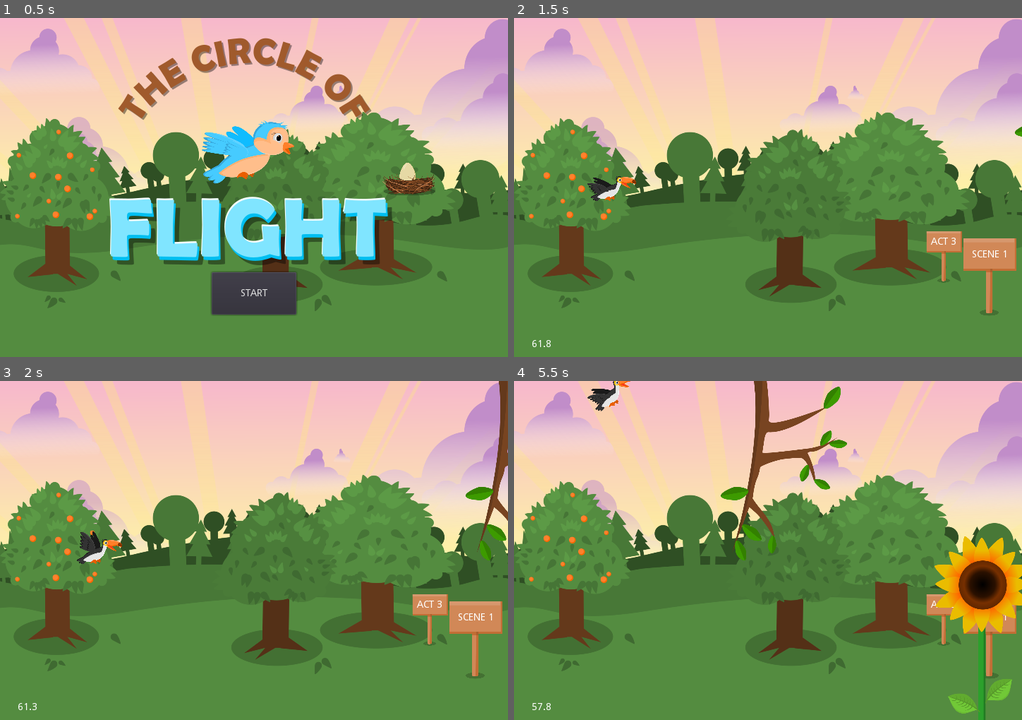
Above: before the commit, frames 1-4 (two rows, left to right).
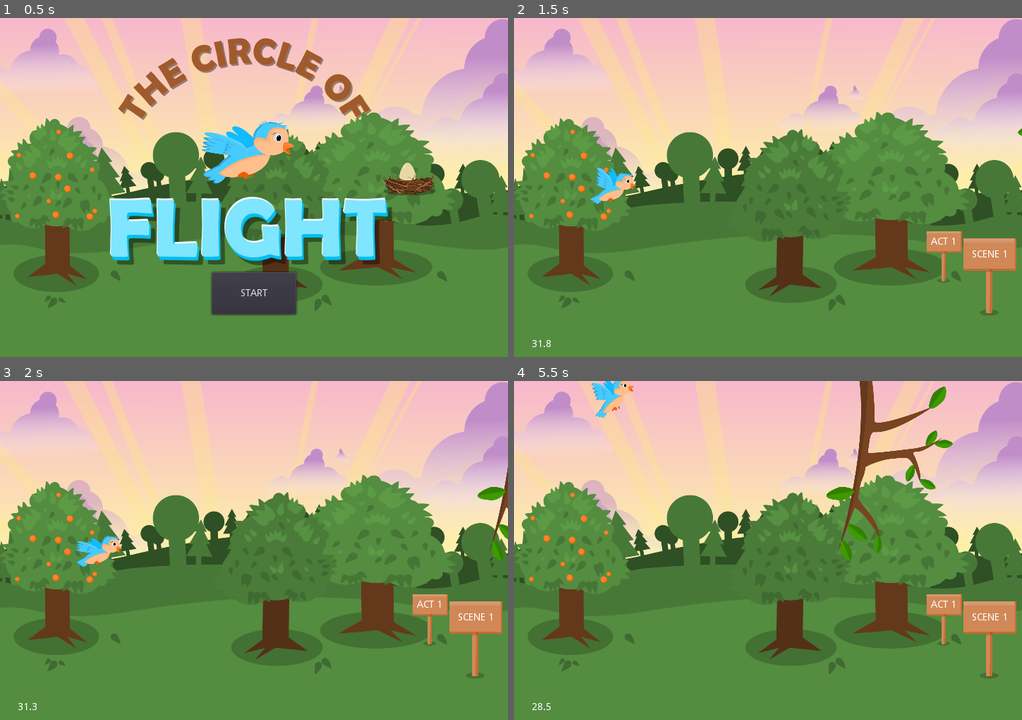
Above: after the commit, the same moments.

Repository: benfernandes/gamejam-august-2020
Game: Godot game, scene res://Main.tscn
The game is run twice, just before and just after one commit, with the same random seed, the same clock (stepped at 60 frames per second) and the same inputs.
Inputs (mouse positions are in pixels of both pictures, inside the frame that each line leads up to):
- Up to frame 1 (0.5 s): no input
- Up to frame 2 (1.5 s): click "START" at 0.5 s; click "PLAY" at 1.25 s
- Up to frame 3 (2 s): no input
- Up to frame 4 (5.5 s): move the mouse to (879, 533) at 2.02 s; hold Right (ui_right) 2.03-2.78 s; click (879, 533) at 2.17 s; tap Space (flap) at 2.27, 2.57, 3.02, 3.32, 4.52, 4.82, 5.27 s; move the mouse to (666, 567) at 2.77 s; hold Left (ui_left) 2.78-3.53 s; move the mouse to (818, 475) at 3.52 s; hold Right (ui_right) 3.53-5.03 s; move the mouse to (742, 618) at 4.27 s; click (742, 618) at 4.42 s; move the mouse to (920, 601) at 5.02 s; hold Left (ui_left) from 5.03 s (still down)

Frame 1 is identical in both runs. In frame 2, 0.6% of the frame differs, in the area x 3-100%, y 32-98%; in frame 3, 1.9%; in frame 4, 9.5%, in the area x 3-100%, y 0-100%.

Commit message:
Set back to act 1 easy

Diff:
--- a/Main.gd
+++ b/Main.gd
@@ -5,8 +5,8 @@
 var hatch_scene
 var flappy_bird
 var scene_instance
-var current_difficulty = "hard"
-var current_act = 3
+var current_difficulty = "easy"
+var current_act = 1
 var current_game_name
 
 var flappy_text = "It's time to fly the nest and find somewhere to settle down.\n\nTap space to fly and avoid the obstacles!"
